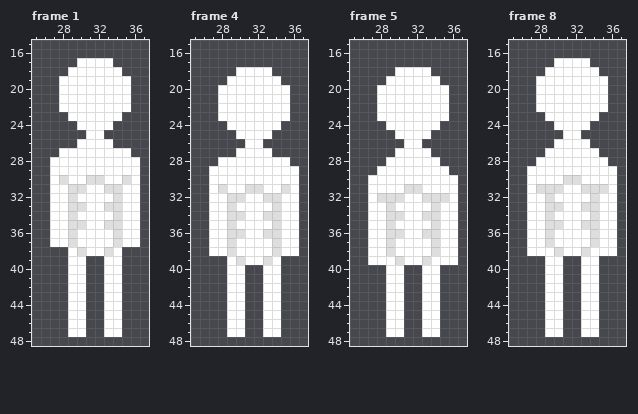
A pixel-art file gets an edit: Assets/Art/Characters/Player/Idle/Player_Idle_Down.aseprite. The first picture shows the starting point.
64x64 pixels, 8 frames. Shown: frame 1: x 25..37, y 15..48; frame 4: x 25..37, y 15..48; frame 5: x 25..37, y 15..48; frame 8: x 25..37, y 15..48. The commit also changed other frames, which this record leaves out.
And afterwards:
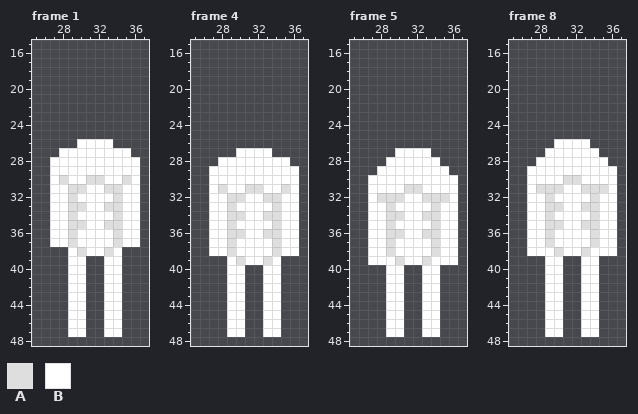
Palette (. is transparent): A #dedede  B #ffffff
Changes in this commit:
layer "Skin/Head" now hidden
Frame 1:
Colour B is removed in row 17 at x 30 to 33; in row 18 at x 29 to 34; in rows 19 to 22 at x 28 to 35; in row 23 at x 29 to 34; in row 24 at x 30 to 33; in row 25 at x 31 to 32.
Frame 4:
Colour B is removed in row 18 at x 30 to 33; in row 19 at x 29 to 34; in rows 20 to 23 at x 28 to 35; in row 24 at x 29 to 34; in row 25 at x 30 to 33; in row 26 at x 31 to 32.
Frame 5: the same change as frame 4
Frame 8: the same change as frame 1
Where, in picture pixels (left, top, right, bottom), the same in both pictures:
erased: (59, 58, 131, 139)
erased: (218, 67, 290, 148)
erased: (377, 67, 449, 148)
erased: (536, 58, 608, 139)
